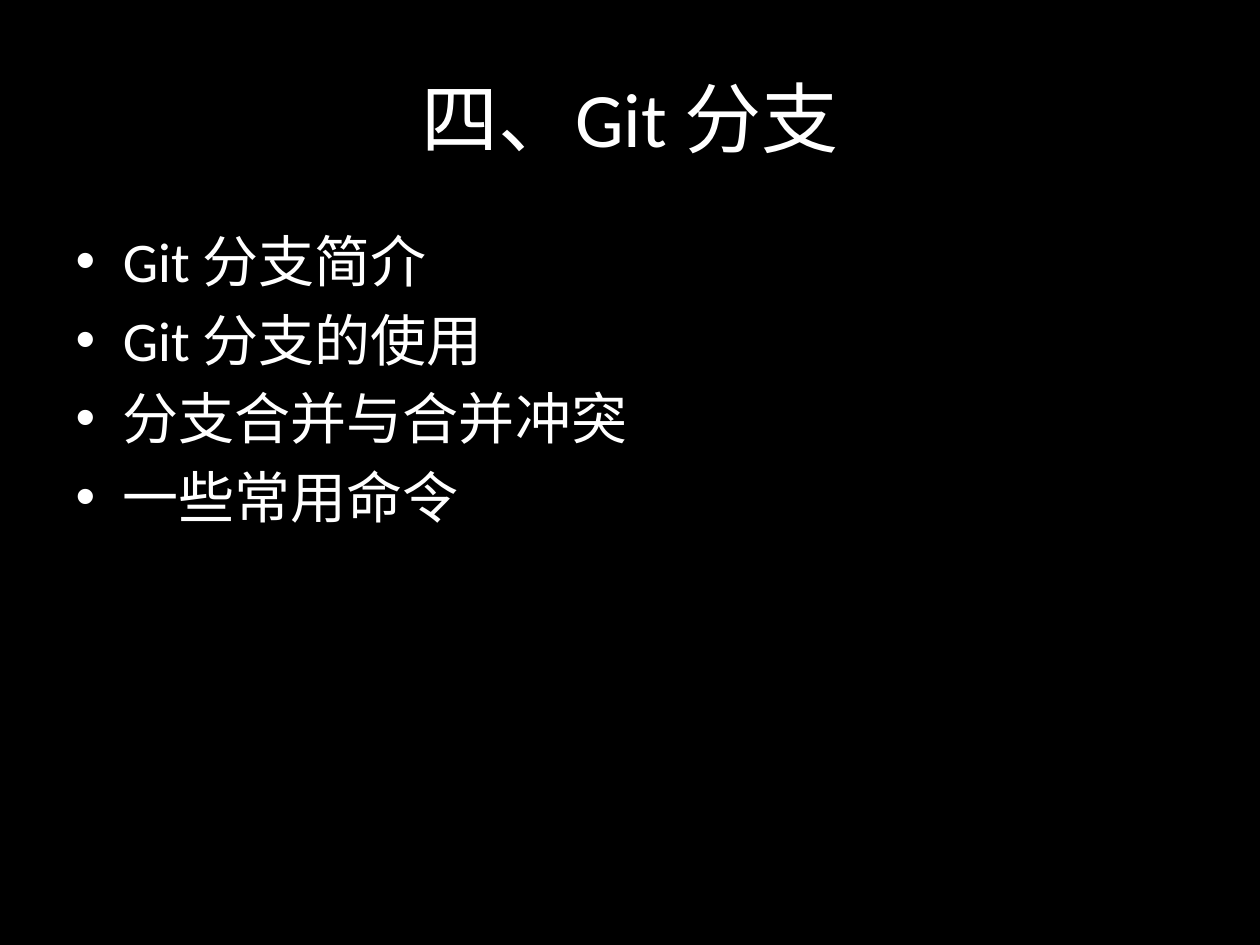
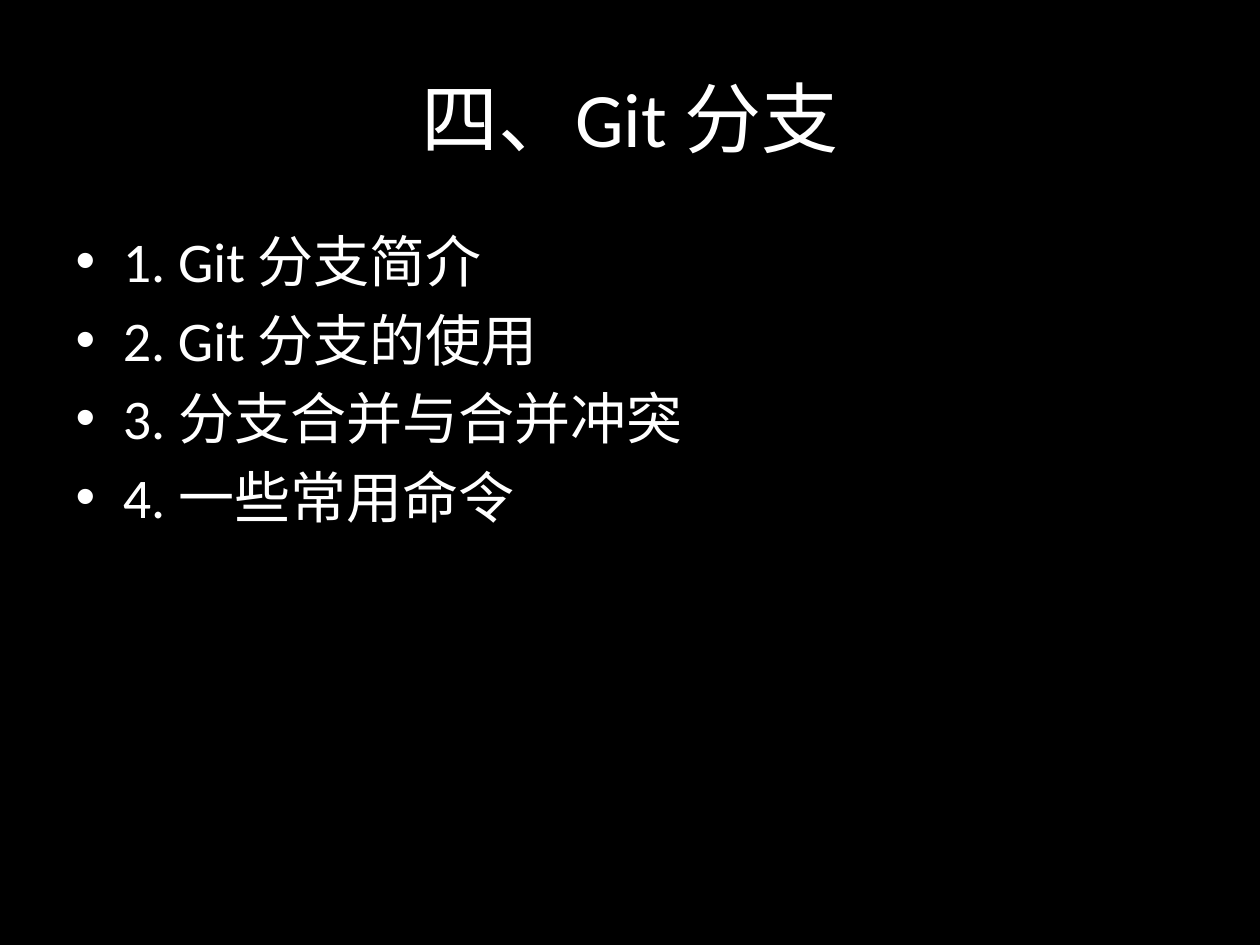
Before and after one commit to sontekliu/git-book, a slide deck: slide 23 of Git.pptx. Drawn at 1260x945 pixels with LibreOffice and Linux fonts; fonts in the diff are those of the drawing. Boxes give left, top, right and bottom in pixels: in the first picture for what was removed or moved away, otherwise in the second. Text is boxed around its words. In the diff, an @@ line names an element or a change of style, - is before the commit and + after.

Commit message:
update git ppt

```diff
--- a/Git.pptx
+++ b/Git.pptx
@@ text at <box>123,235,682,523</box>: text changed @@
-• Git 分支简介
-• Git 分支的使用
-• 分支合并与合并冲突
-• 一些常用命令
+• 1. Git 分支简介
+• 2. Git 分支的使用
+• 3. 分支合并与合并冲突
+• 4. 一些常用命令
```
Also in this commit, not shown: 18 other slides changed.
